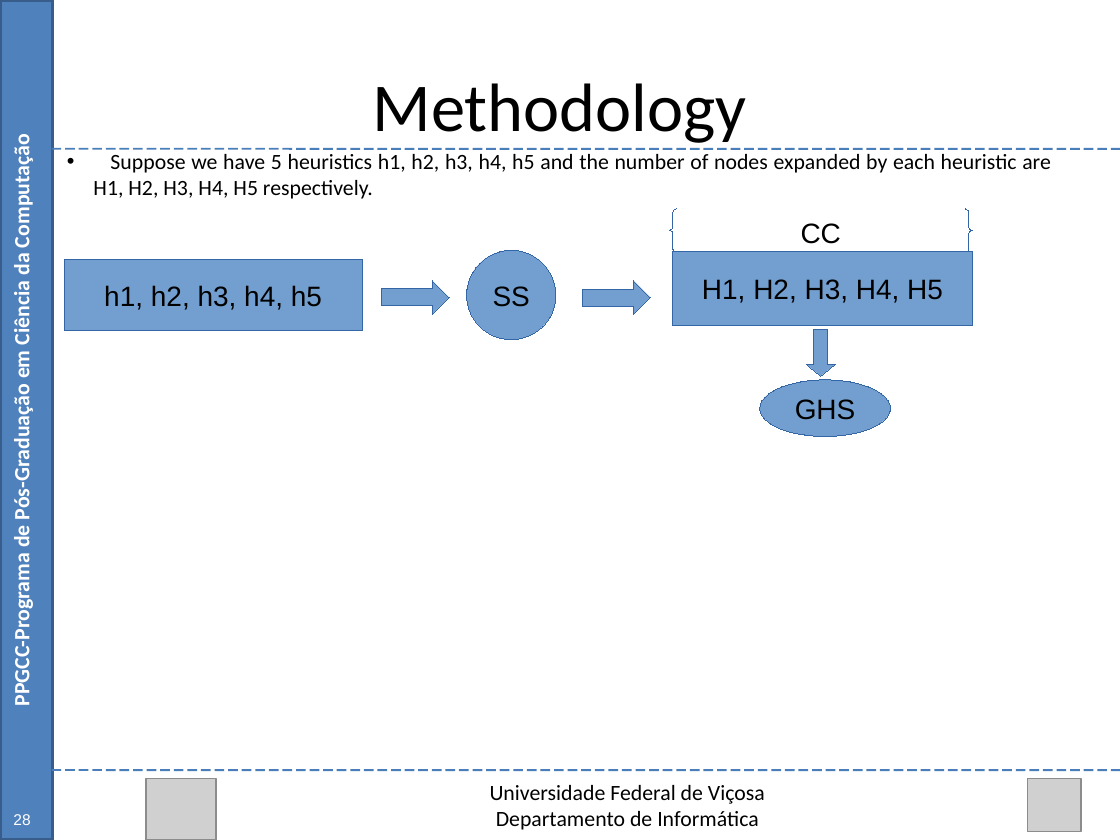
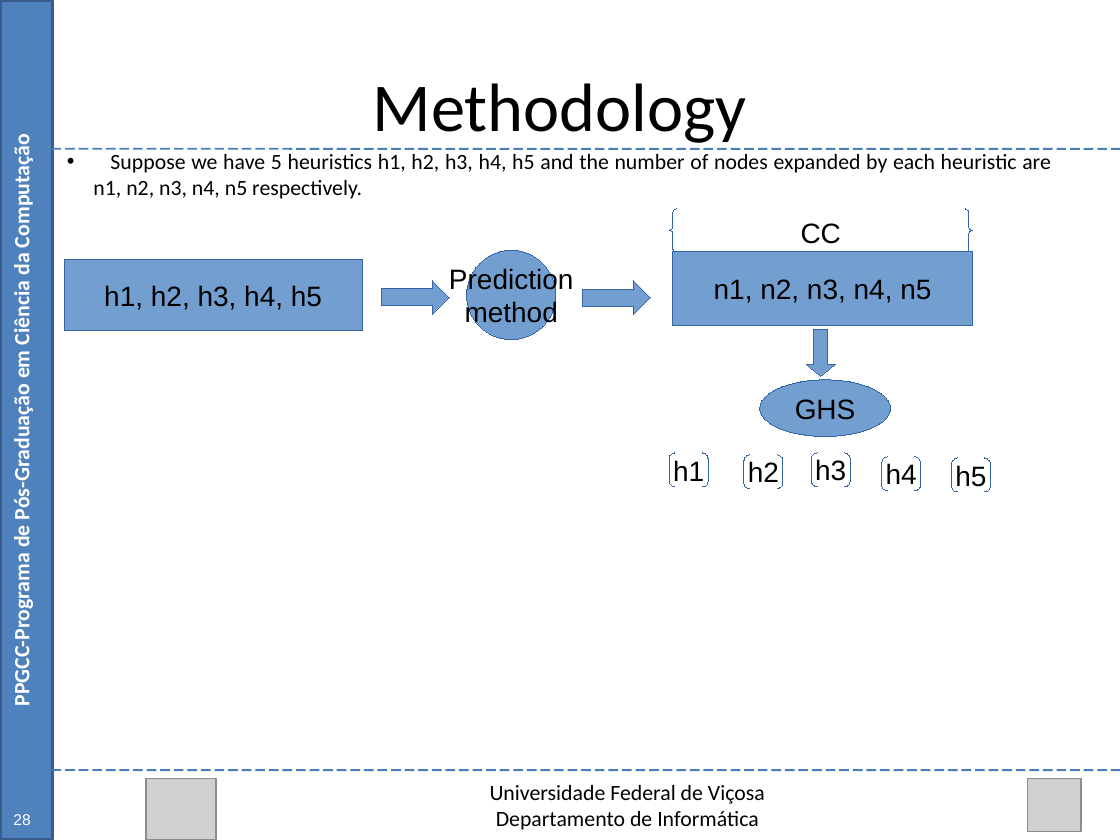
Before and after one commit to Marvinsky/research-marvin, a slide deck: slide 29 of latex/odp/selection heuristics.odp (slide 43 before the commit). Drawn at 1120x840 pixels with LibreOffice and Linux fonts; fonts in the diff are those of the drawing; grey boxes stand for pictures. Boxes give left, top, right and bottom in pixels: in the first picture for what was removed or moved away, otherwise in the second. Text is boxed around its words. In the diff, an @@ line names an element or a change of style, - is before the commit and + after.

Commit message:
11/09/15 update selection heuristics.odp

```diff
--- a/latex/odp/selection heuristics.odp
+++ b/latex/odp/selection heuristics.odp
@@ text at bbox=[93, 154, 1051, 199]: text changed @@
-• Suppose we have 5 heuristics h1, h2, h3, h4, h5 and the number of nodes expanded by each heuristic are H1, H2, H3, H4, H5 respectively.
+• Suppose we have 5 heuristics h1, h2, h3, h4, h5 and the number of nodes expanded by each heuristic are n1, n2, n3, n4, n5 respectively.
@@ text in ellipse at bbox=[449, 267, 573, 328]: text changed @@
-SS
+Prediction
+method
@@ text in rectangle at bbox=[714, 279, 931, 303]: text changed @@
-H1, H2, H3, H4, H5
+n1, n2, n3, n4, n5
@@ bracket pair added at bbox=[670, 452, 709, 486], outline #3465A4 0 pt, 18 pt, text #000000 @@
+h1
@@ bracket pair added at bbox=[744, 455, 783, 488], outline #3465A4 0 pt, 18 pt, text #000000 @@
+h2
@@ bracket pair added at bbox=[811, 452, 850, 486], outline #3465A4 0 pt, 18 pt, text #000000 @@
+h3
@@ bracket pair added at bbox=[881, 457, 921, 491], outline #3465A4 0 pt, 18 pt, text #000000 @@
+h4
@@ bracket pair added at bbox=[952, 458, 991, 492], outline #3465A4 0 pt, 18 pt, text #000000 @@
+h5
```
Also in this commit, not shown: 12 other slides changed, 20 slides removed.
